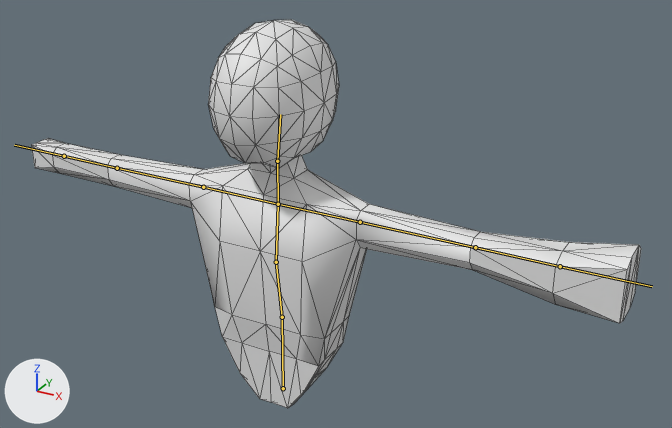
Renders of the glTF model Project/Assets/Models/GameScene/Enemy/bossEnemy.gltf from each side of a commit.
Before and after are seen from a 50 mm camera at (25.1, -39.1, 31.8) aimed at (4.6, -1.9, 13.2). The axes (+X, +Y, +Z) are drawn at lower left. The lights are the same throughout. The first picture is the older version. The bones that bend it are drawn over the model as lines. Mesh edges are drawn as thin lines.

In view in the first picture: 'bossEnemy_0'.
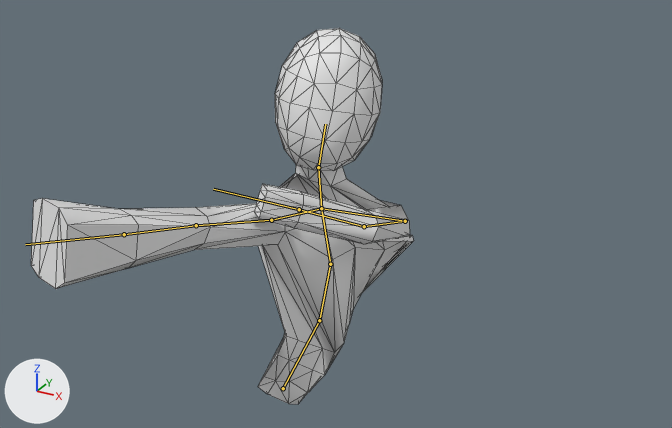
The newer file adds an action. The first version stands in its rest pose; the second is drawn at frame 0 of the action 'speedSlash1'.

Patch to the scene script:
```diff
--- a/Project/Assets/Models/GameScene/Enemy/bossEnemy.gltf.py
+++ b/Project/Assets/Models/GameScene/Enemy/bossEnemy.gltf.py
@@ bone_waist @@
 bone_waist = bpy.data.objects['bossEnemyArmature'].pose.bones['waist']
-bone_waist.rotation_quaternion = (1.0, 0.0, 0.0, 0.0)  # degrees (0, 0, 0)
+bone_waist.rotation_quaternion = (-0.781, -0.234, 0.577, -0.04)  # degrees (55, -67, -32)
@@ bone_stomach @@
 bone_stomach = bpy.data.objects['bossEnemyArmature'].pose.bones['stomach']  # child of 'waist'
-bone_stomach.rotation_quaternion = (1.0, 0.0, 0.0, 0.0)  # degrees (0, 0, 0)
+bone_stomach.rotation_quaternion = (0.992, -0.071, 0.054, 0.095)  # degrees (-8, 7, 10)
@@ bone_chest @@
 bone_chest = bpy.data.objects['bossEnemyArmature'].pose.bones['chest']  # child of 'stomach'
-bone_chest.rotation_quaternion = (1.0, 0.0, 0.0, 0.0)  # degrees (0, 0, 0)
+bone_chest.rotation_quaternion = (0.913, -0.258, -0.308, 0.073)  # degrees (-37, -32, 20)
@@ bone_neck @@
 bone_neck = bpy.data.objects['bossEnemyArmature'].pose.bones['neck']  # child of 'chest'
-bone_neck.rotation_quaternion = (1.0, 0.0, 0.0, 0.0)  # degrees (0, 0, 0)
+bone_neck.rotation_quaternion = (0.658, 0.084, -0.745, -0.072)  # degrees (-60, -105, 61)
@@ bone_ボーン_004 @@
 bone_ボーン_004 = bpy.data.objects['bossEnemyArmature'].pose.bones['ボーン.004']  # child of 'neck'
-bone_ボーン_004.rotation_quaternion = (1.0, 0.0, 0.0, 0.0)  # degrees (0, 0, 0)
+bone_ボーン_004.rotation_quaternion = (0.886, -0.138, 0.424, -0.124)  # degrees (-30, 46, -29)
@@ bone_leftshoulder @@
 bone_leftshoulder = bpy.data.objects['bossEnemyArmature'].pose.bones['leftShoulder']  # child of 'chest'
-bone_leftshoulder.rotation_quaternion = (1.0, 0.0, 0.0, 0.0)  # degrees (0, 0, 0)
+bone_leftshoulder.rotation_quaternion = (0.94, 0.227, -0.077, -0.241)  # degrees (28, -2, -29)
@@ bone_leftupperarm @@
 bone_leftupperarm = bpy.data.objects['bossEnemyArmature'].pose.bones['leftUpperArm']  # child of 'leftShoulder'
-bone_leftupperarm.rotation_quaternion = (1.0, 0.0, 0.0, 0.0)  # degrees (0, 0, 0)
+bone_leftupperarm.rotation_quaternion = (0.272, 0.724, 0.326, 0.544)  # degrees (109, -38, 76)
@@ bone_leftfoream @@
 bone_leftfoream = bpy.data.objects['bossEnemyArmature'].pose.bones['leftFoream']  # child of 'leftUpperArm'
-bone_leftfoream.rotation_quaternion = (1.0, 0.0, 0.0, 0.0)  # degrees (0, 0, 0)
+bone_leftfoream.rotation_quaternion = (0.962, -0.035, -0.065, 0.262)  # degrees (-6, -6, 31)
@@ bone_lefthand @@
 bone_lefthand = bpy.data.objects['bossEnemyArmature'].pose.bones['leftHand']  # child of 'leftFoream'
-bone_lefthand.rotation_quaternion = (1.0, 0.0, 0.0, 0.0)  # degrees (0, 0, 0)
+bone_lefthand.rotation_quaternion = (0.981, 0.043, 0.024, 0.186)  # degrees (5, 2, 21)
@@ bone_rightshoulder @@
 bone_rightshoulder = bpy.data.objects['bossEnemyArmature'].pose.bones['rightShoulder']  # child of 'chest'
-bone_rightshoulder.rotation_quaternion = (1.0, 0.0, 0.0, 0.0)  # degrees (0, 0, 0)
+bone_rightshoulder.rotation_quaternion = (0.985, -0.126, -0.024, 0.12)  # degrees (-15, -1, 14)
@@ bone_rightupperarm @@
 bone_rightupperarm = bpy.data.objects['bossEnemyArmature'].pose.bones['rightUpperArm']  # child of 'rightShoulder'
-bone_rightupperarm.rotation_quaternion = (1.0, 0.0, 0.0, 0.0)  # degrees (0, 0, 0)
+bone_rightupperarm.rotation_quaternion = (0.999, -0.043, 0.023, -0.021)  # degrees (-5, 3, -2)
@@ bone_rightforearm @@
 bone_rightforearm = bpy.data.objects['bossEnemyArmature'].pose.bones['rightForearm']  # child of 'rightUpperArm'
-bone_rightforearm.rotation_quaternion = (1.0, 0.0, 0.0, 0.0)  # degrees (0, 0, 0)
+bone_rightforearm.rotation_quaternion = (0.961, 0.038, -0.266, 0.06)  # degrees (3, -31, 6)
@@ bone_righthand @@
 bone_righthand = bpy.data.objects['bossEnemyArmature'].pose.bones['rightHand']  # child of 'rightForearm'
-bone_righthand.rotation_quaternion = (1.0, 0.0, 0.0, 0.0)  # degrees (0, 0, 0)
+bone_righthand.rotation_quaternion = (0.985, 0.04, 0.141, 0.096)  # degrees (6, 16, 12)
```

Pixel boxes [x1, y1, x2, y2] of what changed, in the pictures (672 x 428 px):
'bossEnemy_0', posed (37% narrower): before [32, 20, 641, 408]; after [31, 28, 414, 404]
bone 'waist', root to tip: before (283, 388) to (282, 317); after (283, 388) to (319, 320)
bone 'stomach', root to tip: before (282, 317) to (276, 262); after (319, 320) to (330, 264)
bone 'chest', root to tip: before (276, 262) to (278, 204); after (330, 264) to (321, 208)
bone 'neck', root to tip: before (278, 204) to (277, 161); after (321, 208) to (318, 167)
bone 'ボーン.004', root to tip: before (277, 161) to (280, 114); after (318, 167) to (325, 124)
bone 'leftShoulder', root to tip: before (278, 204) to (203, 187); after (321, 208) to (405, 221)
bone 'leftUpperArm', root to tip: before (203, 187) to (117, 168); after (405, 221) to (364, 226)
bone 'leftFoream', root to tip: before (117, 168) to (64, 156); after (364, 226) to (299, 209)
bone 'leftHand', root to tip: before (64, 156) to (14, 145); after (299, 209) to (213, 189)
bone 'rightShoulder', root to tip: before (278, 204) to (360, 222); after (321, 208) to (271, 220)
bone 'rightUpperArm', root to tip: before (360, 222) to (475, 247); after (271, 220) to (196, 225)
bone 'rightForearm', root to tip: before (475, 247) to (560, 266); after (196, 225) to (124, 234)
bone 'rightHand', root to tip: before (560, 266) to (652, 286); after (124, 234) to (25, 244)
